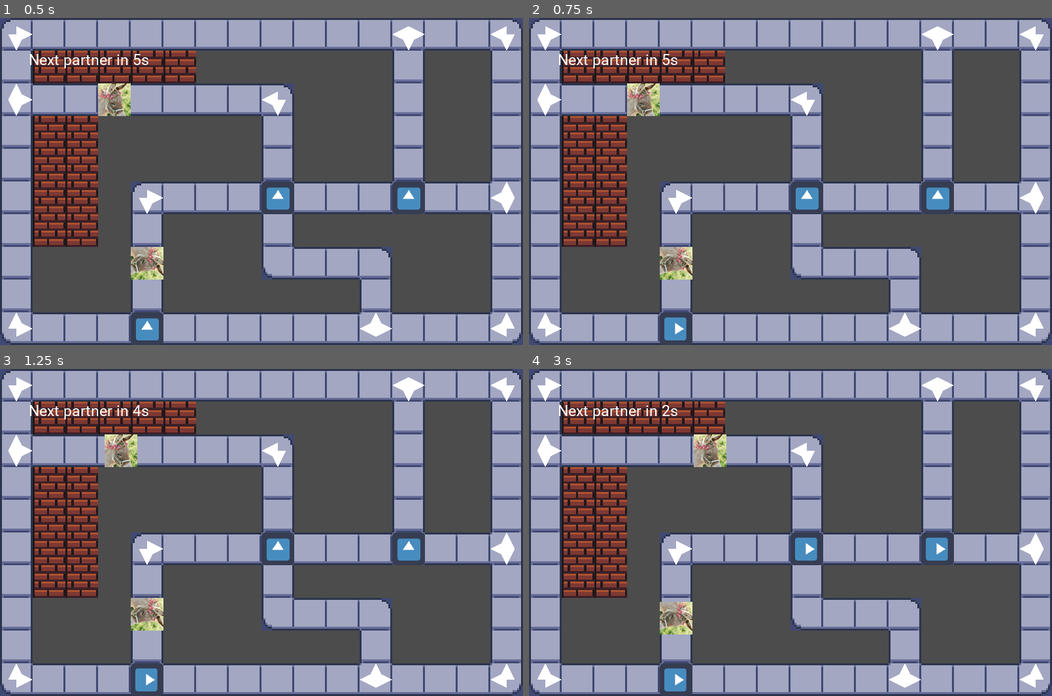
Above: before the commit, frames 1-4 (two rows, left to right).
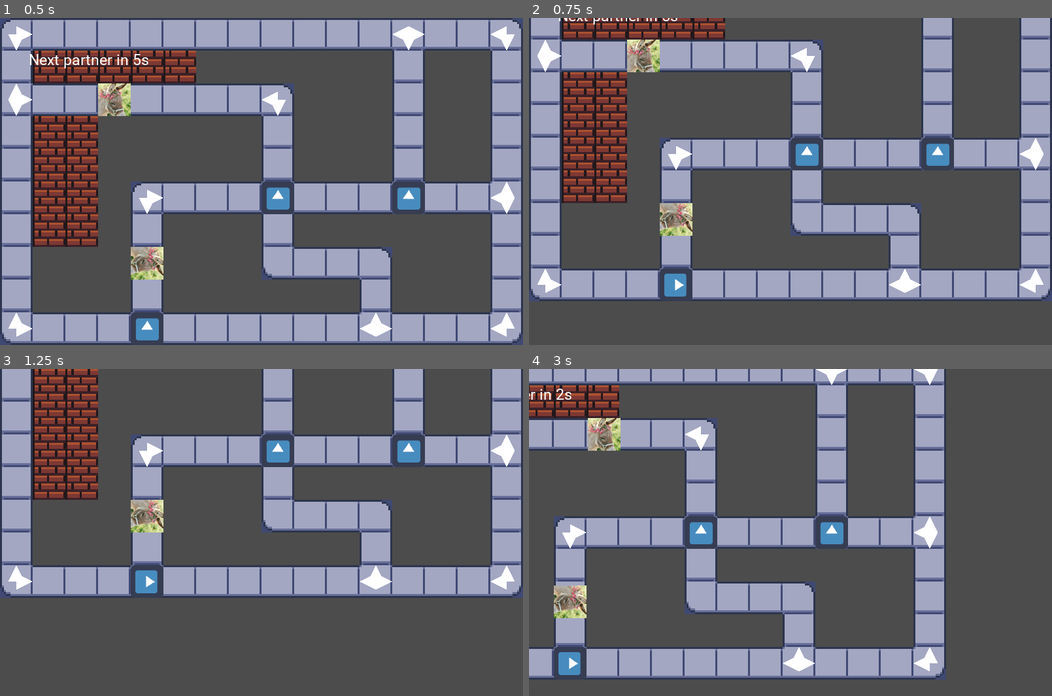
Above: after the commit, the same moments.

Repository: allemansratten/sos
Game: Godot game, scene res://scenes/Game.tscn
Same seed, same stepped clock (60 frames per second), same inputs: the game is played once before the commit and once after it. The engine's default icon, where the game draws it, is replaced by a stand-in: a white triangle on a blue panel in a dark square.
Inputs (mouse positions are in pixels of both pictures, inside the frame that each line leads up to):
- Up to frame 1 (0.5 s): no input
- Up to frame 2 (0.75 s): tap Enter at 0.5 s; drag from (675, 328) to (936, 197) at 0.52 s
- Up to frame 3 (1.25 s): no input
- Up to frame 4 (3 s): drag from (936, 548) to (675, 679) at 1.27 s; tap Space at 2 s; move the mouse to (806, 548) at 2.02 s; click (806, 548) at 2.1 s; drag from (764, 597) to (936, 548) at 2.77 s

Frame 1 is identical in both runs. In frame 2, 62% of the frame differs, in the area x 0-100%, y 0-100%; in frame 3, 56%; in frame 4, 63%.

Commit message:
Make camera draggable

Diff:
--- a/project.godot
+++ b/project.godot
@@ -19,6 +19,14 @@
 window/size/height=640
 window/stretch/mode="2d"
 
+[input]
+
+drag={
+"deadzone": 0.5,
+"events": [ Object(InputEventMouseButton,"resource_local_to_scene":false,"resource_name":"","device":0,"alt":false,"shift":false,"control":false,"meta":false,"command":false,"button_mask":0,"position":Vector2( 0, 0 ),"global_position":Vector2( 0, 0 ),"factor":1.0,"button_index":1,"pressed":false,"doubleclick":false,"script":null)
+ ]
+}
+
 [physics]
 
 common/enable_pause_aware_picking=true
--- /dev/null
+++ b/scenes/Camera.gd
@@ -0,0 +1,37 @@
+extends Camera2D
+
+
+var mouse_start_pos
+var screen_start_position
+
+var dragging = false
+
+var TILE_SIZE = 64
+
+export var valid_region: Rect2 = Rect2(
+	Vector2(-TILE_SIZE / 2, -TILE_SIZE / 2),
+	Vector2(TILE_SIZE * 5, TILE_SIZE * 3)
+)
+
+# Called when the node enters the scene tree for the first time.
+func _ready():
+	pass # Replace with function body.
+
+
+# Called every frame. 'delta' is the elapsed time since the previous frame.
+#func _process(delta):
+#	pass
+
+# https://godotengine.org/qa/24969/how-to-drag-camera-with-mouse
+func _input(event):
+	if event.is_action("drag"):
+		if event.is_pressed():
+			mouse_start_pos = event.position
+			screen_start_position = position
+			dragging = true
+		else:
+			dragging = false
+	elif event is InputEventMouseMotion and dragging:
+		position = zoom * (mouse_start_pos - event.position) + screen_start_position
+		position.x = clamp(position.x, valid_region.position.x, valid_region.position.x + valid_region.size.x)
+		position.y = clamp(position.y, valid_region.position.y, valid_region.position.y + valid_region.size.y)
--- a/scenes/Game.tscn
+++ b/scenes/Game.tscn
@@ -7,6 +7,7 @@
 [ext_resource path="res://scripts/gamescene_root.gd" type="Script" id=5]
 [ext_resource path="res://scenes/Partner.tscn" type="PackedScene" id=6]
 [ext_resource path="res://scenes/FixedCrossroads.tscn" type="PackedScene" id=7]
+[ext_resource path="res://scenes/Camera.gd" type="Script" id=8]
 
 [sub_resource type="DynamicFont" id=1]
 size = 30
@@ -84,5 +85,7 @@
 text = "Next partner:"
 
 [node name="MapCamera" type="Camera2D" parent="."]
-offset = Vector2( -32, -32 )
+position = Vector2( -32, -32 )
 anchor_mode = 0
+current = true
+script = ExtResource( 8 )
Not shown: 1 places in scenes/Game.tscn that only renumber resources
